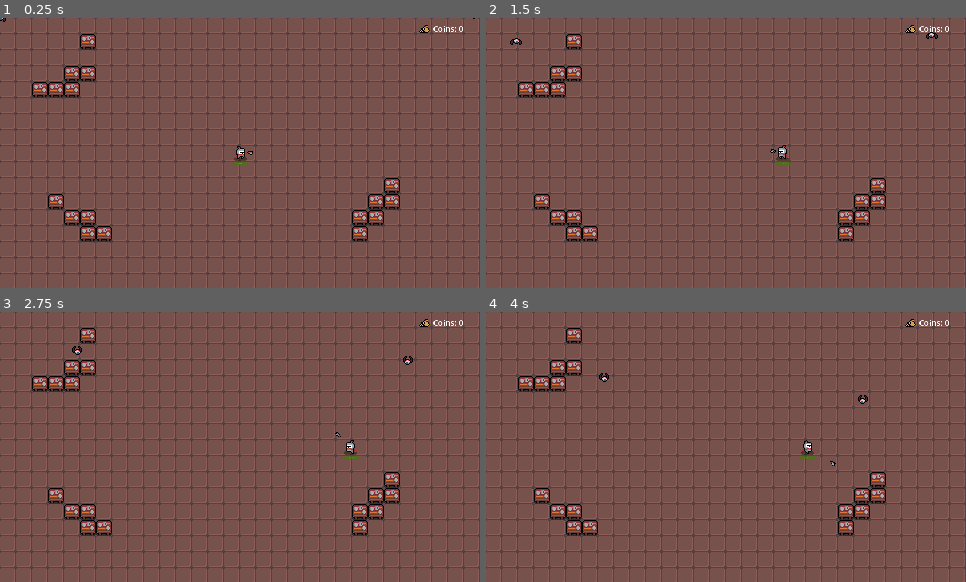
Above: before the commit, frames 1-4 (two rows, left to right).
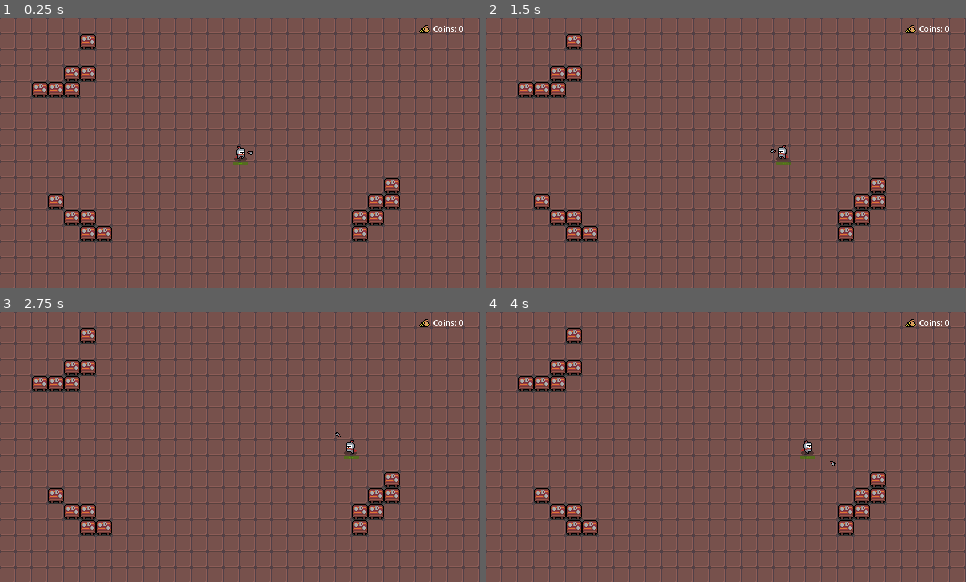
Above: after the commit, the same moments.

Repository: NazaQuintero/trigerna
Game: Godot game, scene res://game.tscn
The game is run twice, just before and just after one commit, with the same random seed, the same clock (stepped at 60 frames per second) and the same inputs.
Inputs (mouse positions are in pixels of both pictures, inside the frame that each line leads up to):
- Up to frame 1 (0.25 s): no input
- Up to frame 2 (1.5 s): tap Enter at 0.5 s; move the mouse to (831, 139) at 0.52 s; hold Right (ui_right) 0.53-1.25 s; hold Shift 0.53-1.25 s; click (831, 139) at 0.67 s; drag from (630, 166) to (510, 36) at 1.27 s
- Up to frame 3 (2.75 s): move the mouse to (288, 387) at 2.02 s; hold Right (ui_right) from 2.03 s (still down); tap Ctrl at 2.1 s; click (288, 387) at 2.17 s
- Up to frame 4 (4 s): release Right (ui_right) at 2.75 s; drag from (702, 501) to (894, 363) at 2.77 s; move the mouse to (870, 487) at 3.52 s; hold Left (ui_left) from 3.53 s (still down); tap Alt at 3.6 s; click (870, 487) at 3.67 s

The runs differ from the first frame. In frame 1, less than 0.1% of the frame differs, in the area x 0-99%, y 0-2%; in frame 2, less than 0.1%; in frame 3, less than 0.1%; in frame 4, less than 0.1%, in the area x 23-80%, y 22-35%.

Commit message:
sound effects and enemy spawn

Diff:
--- /dev/null
+++ b/Global.gd
@@ -0,0 +1,11 @@
+extends Node
+
+func instance_node(node, location, parent):
+	var node_instance = node.instantiate()
+	parent.add_child(node_instance)
+	node_instance.global_position = location
+	node_instance.hitpoints = 10
+	node_instance.max_speed = 100
+	node_instance.acceleration = 20
+	node_instance.friction = 0.5
+	return node_instance
--- a/characters/FSM.gd
+++ b/characters/FSM.gd
@@ -6,6 +6,9 @@
 @onready var animation_player: AnimationPlayer = parent.get_node("AnimationPlayer")
 @onready var punch_sound: AudioStreamPlayer2D = parent.get_node("PunchSoundHit")
 @onready var flying_enemy_death_sound: AudioStreamPlayer2D = parent.get_node("DeadSound")
+@onready var player_hit: AudioStreamPlayer2D = parent.get_node("PlayerHit")
+@onready var player_hurt: AudioStreamPlayer2D = parent.get_node("PlayerHurt")
+@onready var player_death: AudioStreamPlayer2D = parent.get_node("PlayerDeath")
 
 var states: Dictionary = {}
 var previous_state: int = -1
--- a/characters/enemy/FlyingEnemyFSM.gd
+++ b/characters/enemy/FlyingEnemyFSM.gd
@@ -38,6 +38,7 @@
 			animation_player.play("hurt")
 			punch_sound.play()
 		states.dead:
+			punch_sound.play()
 			animation_player.play("dead")
 			flying_enemy_death_sound.play()
 		states.stun:
--- a/characters/player/player.tscn
+++ b/characters/player/player.tscn
@@ -20,6 +20,9 @@
 [ext_resource type="Texture2D" uid="uid://cldkmis3rq5np" path="res://art/heroes/knight/knight_run_anim_f5.png" id="13_eeyu4"]
 [ext_resource type="Script" path="res://characters/player/playerFSM.gd" id="15_rimmr"]
 [ext_resource type="PackedScene" uid="uid://b4ysopuoriuat" path="res://weapons/fist.tscn" id="16_e1bq8"]
+[ext_resource type="AudioStream" uid="uid://da26sq6uwukgl" path="res://audio/player-hit.mp3" id="21_xeolj"]
+[ext_resource type="AudioStream" uid="uid://cjxuf87kkots5" path="res://audio/player_hurt.mp3" id="22_jgbvx"]
+[ext_resource type="AudioStream" uid="uid://ctnv4aauy58uw" path="res://audio/player-death.mp3" id="23_iedic"]
 
 [sub_resource type="SpriteFrames" id="SpriteFrames_drogp"]
 animations = [{
@@ -283,3 +286,14 @@
 offset_right = 143.0
 offset_bottom = 36.0
 scale = Vector2(0.1, 0.1)
+
+[node name="PlayerHit" type="AudioStreamPlayer2D" parent="." index="6"]
+stream = ExtResource("21_xeolj")
+pitch_scale = 1.63
+
+[node name="PlayerHurt" type="AudioStreamPlayer2D" parent="." index="7"]
+stream = ExtResource("22_jgbvx")
+pitch_scale = 1.05
+
+[node name="PlayerDeath" type="AudioStreamPlayer2D" parent="." index="8"]
+stream = ExtResource("23_iedic")
--- a/characters/player/playerFSM.gd
+++ b/characters/player/playerFSM.gd
@@ -43,8 +43,11 @@
 		states.run:
 			animation_player.play("run")
 		states.hurt:
+			player_hit.play()
 			animation_player.play("hurt")
+			player_hurt.play()
 		states.dead:
+			player_death.play()
 			animation_player.play("dead")
 
 
--- a/game.gd
+++ b/game.gd
@@ -1,6 +1,6 @@
 extends Node2D
 
-
+var enemy_1 = preload("res://characters/enemy/flying_enemy.tscn")
 # Called when the node enters the scene tree for the first time.
 func _ready():
 	pass # Replace with function body.
@@ -9,3 +9,16 @@
 # Called every frame. 'delta' is the elapsed time since the previous frame.
 func _process(delta):
 	pass
+
+func get_random_position() -> Vector2:
+	return Vector2(randi_range(-160, 670), randi_range(-90, 390))
+
+func is_in_visible_square_box(position: Vector2) -> bool:
+	return position.x < 640 and position.x > -80 or position.y < 360 and position.y > -45
+
+func _on_timer_timeout():
+	var enemy_position = get_random_position()
+	while is_in_visible_square_box(enemy_position):
+		enemy_position = get_random_position()
+
+	Global.instance_node(enemy_1, enemy_position, self)
--- a/game.tscn
+++ b/game.tscn
@@ -1,8 +1,8 @@
 [gd_scene load_steps=8 format=3 uid="uid://dpokl7aedr8ng"]
 
 [ext_resource type="PackedScene" uid="uid://c5pdqw1gfk41k" path="res://characters/player/player.tscn" id="1_dt4pr"]
+[ext_resource type="Script" path="res://game.gd" id="1_rr1d5"]
 [ext_resource type="Texture2D" uid="uid://dwlv5vpmgkod8" path="res://art/full tilemap.png" id="2_6rpor"]
-[ext_resource type="PackedScene" uid="uid://ght7fiyhumoj" path="res://characters/enemy/flying_enemy.tscn" id="3_qrgyh"]
 [ext_resource type="PackedScene" uid="uid://cuoliggrvia3v" path="res://coins_counter_ui.tscn" id="4_2a0kh"]
 
 [sub_resource type="NavigationPolygon" id="NavigationPolygon_cm515"]
@@ -185,21 +185,21 @@
 
 [node name="Game" type="Node2D"]
 texture_filter = 1
+script = ExtResource("1_rr1d5")
 
 [node name="TileMap" type="TileMap" parent="."]
 tile_set = SubResource("TileSet_g4kju")
 format = 2
 layer_0/tile_data = PackedInt32Array(0, 196608, 1, 1, 196608, 1, 2, 196608, 1, 3, 196608, 1, 65536, 196608, 1, 65537, 1 …(11364 unchanged characters)…
 
-[node name="FlyingEnemy" parent="." instance=ExtResource("3_qrgyh")]
-acceleration = 20
-
-[node name="FlyingEnemy2" parent="." instance=ExtResource("3_qrgyh")]
-position = Vector2(478, -3)
-acceleration = 20
-
 [node name="Player" parent="." instance=ExtResource("1_dt4pr")]
 position = Vector2(244, 130)
 
 [node name="CoinsCounterUi" parent="." instance=ExtResource("4_2a0kh")]
 position = Vector2(417, 6)
+
+[node name="Timer" type="Timer" parent="."]
+wait_time = 3.0
+autostart = true
+
+[connection signal="timeout" from="Timer" to="." method="_on_timer_timeout"]
--- a/project.godot
+++ b/project.godot
@@ -19,12 +19,14 @@
 
 BgMusic="*res://bg_music.tscn"
 CoinsCounter="*res://globals/CoinsCounter.gd"
+Global="*res://Global.gd"
 
 [display]
 
 window/size/viewport_width=480
 window/size/viewport_height=270
 window/stretch/mode="canvas_items"
+mouse_cursor/custom_image="res://art/ui/crosshair_1.png"
 
 [editor_plugins]
 
Not shown, added: audio/player-death.mp3.import
Not shown, added: audio/player-hit.mp3.import
Not shown, added: audio/player_hurt.mp3.import
Not shown: 1 places in characters/player/player.tscn that only renumber resources
Not shown, added: audio/player-death.mp3
Not shown, added: audio/player-hit.mp3
Not shown, added: audio/player_hurt.mp3
